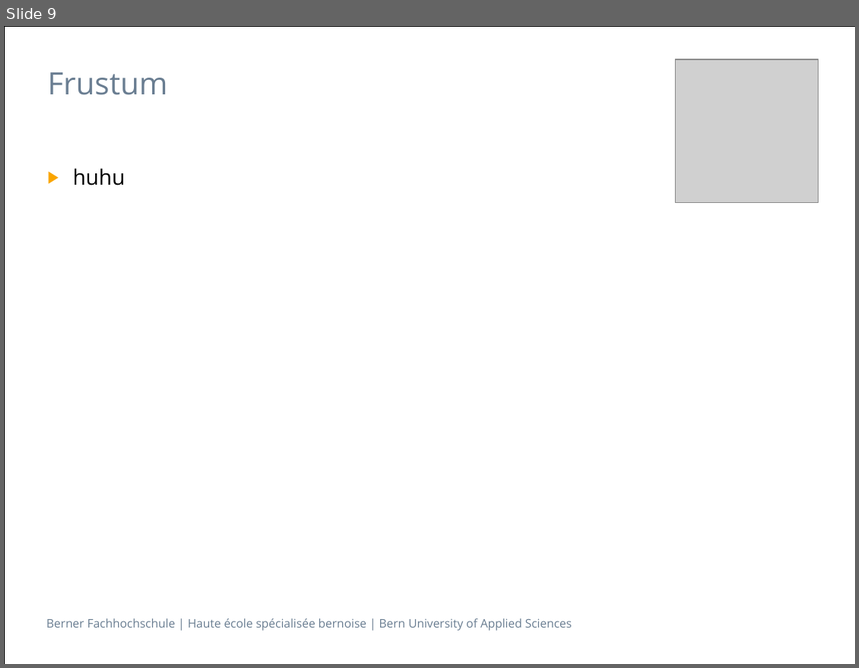
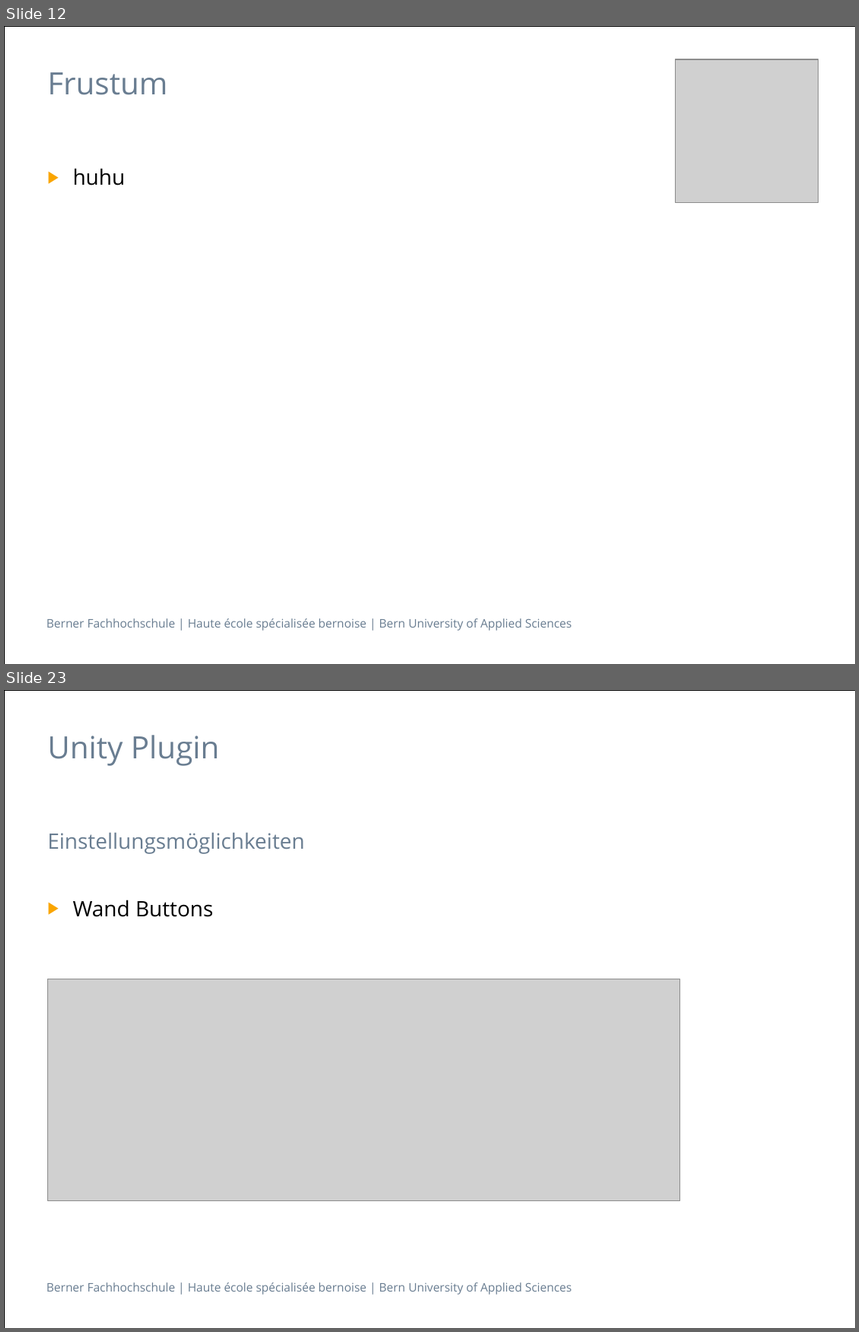
Before and after one commit to cpvrlab/UnityCavePlugin, a slide deck: docs/Presentation/Presentation_part_julien.pptx. Shown one above the other, each under a label of ours: slide 9 before the commit, slides 12 and 23 after it; the slides between them are not shown. The pictures are 859x668 and 859x1332 pixels, drawn with LibreOffice and Linux fonts; fonts in the diff are those of the drawing; grey boxes stand for pictures. Boxes give left, top, right and bottom in pixels: in the first picture for what was removed or moved away, otherwise in the second. Text is boxed around its words. In the diff, an @@ line names an element or a change of style, - is before the commit and + after.

```diff
--- a/docs/Presentation/Presentation_part_julien.pptx
+++ b/docs/Presentation/Presentation_part_julien.pptx
@@ slide 23 added at (x1=4, y1=690, x2=855, y2=1328), background #FFFFFF; not listed: 2 template elements that a slide beside it also shows @@
@@ title added at (x1=47, y1=735, x2=219, y2=766), 26 pt, text #697D91 @@
+Unity Plugin
@@ text added at (x1=47, y1=832, x2=304, y2=854), 18 pt, text #697D91 @@
+Einstellungsmöglichkeiten
@@ text added at (x1=73, y1=900, x2=213, y2=917), 18 pt, text #000000 @@
+▶ Wand Buttons
@@ picture added at (x1=47, y1=979, x2=680, y2=1201) @@
@@ what was slide 9 is now slide 12 @@
```
Also in this commit, not shown: 4 slides changed, 23 other slides added, 1 slide removed, 19 other files.
